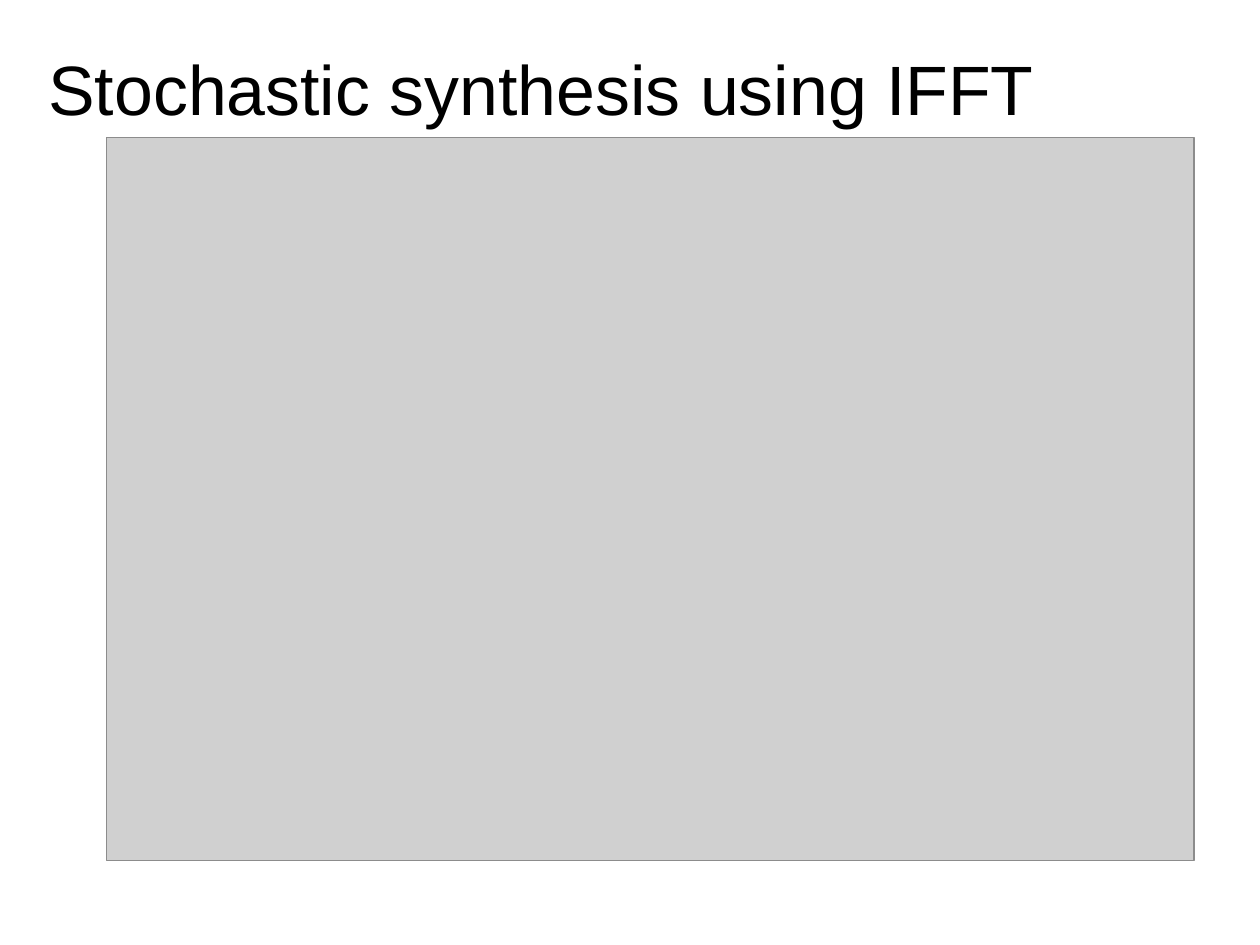
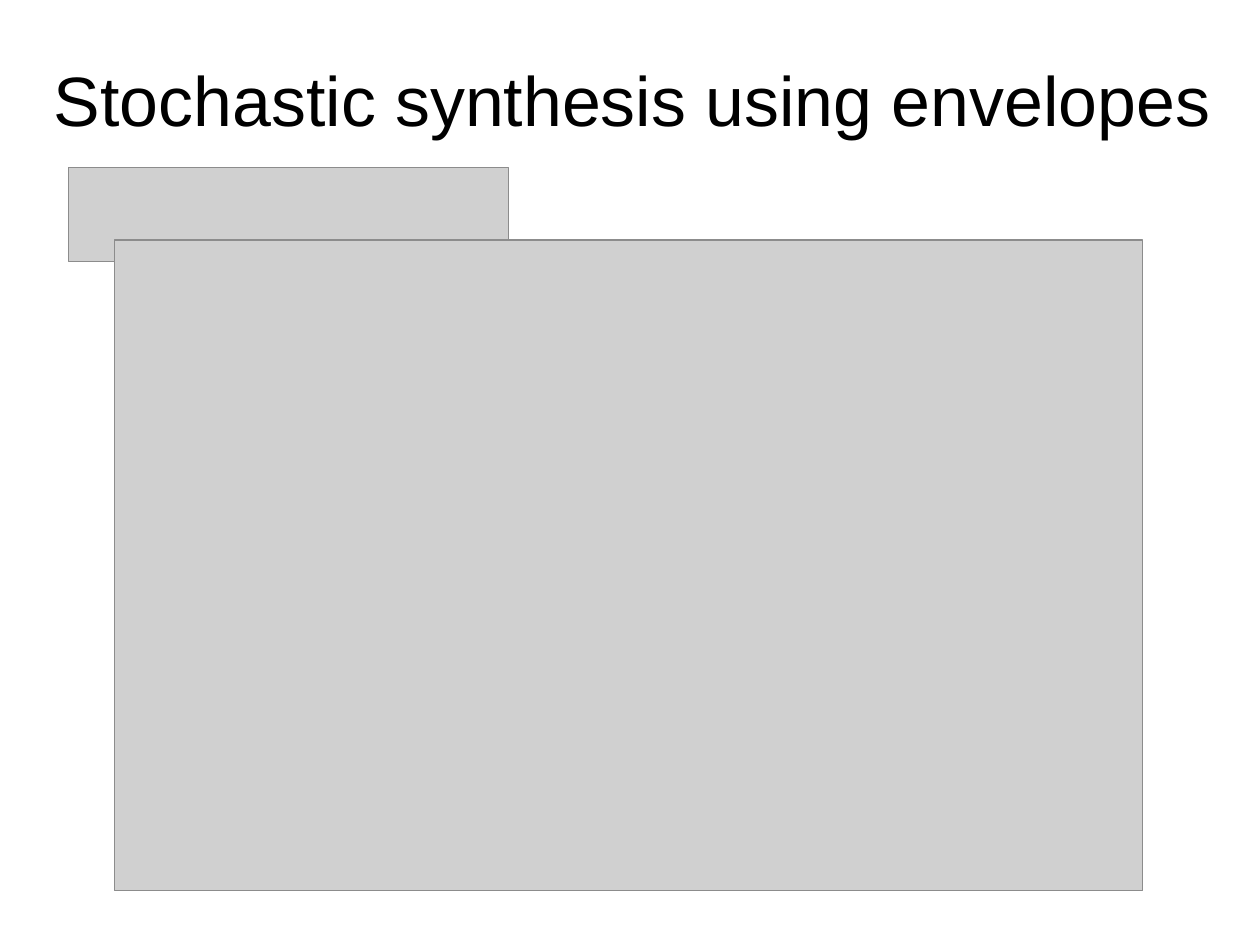
Before and after one commit to MTG/sms-tools, a slide deck: slide 10 of lectures/7-Sinusoidal-plus-residual-model/Stochastic-model.odp (slide 8 before the commit). Drawn at 1260x945 pixels with LibreOffice and Linux fonts; fonts in the diff are those of the drawing; grey boxes stand for pictures. Boxes give left, top, right and bottom in pixels: in the first picture for what was removed or moved away, otherwise in the second. Text is boxed around its words. In the diff, an @@ line names an element or a change of style, - is before the commit and + after.

```diff
--- a/lectures/7-Sinusoidal-plus-residual-model/Stochastic-model.odp
+++ b/lectures/7-Sinusoidal-plus-residual-model/Stochastic-model.odp
@@ title at <box>54,75,1210,139</box>: text changed @@
-Stochastic synthesis using IFFT
+Stochastic synthesis using envelopes
@@ picture added at <box>69,168,509,262</box> @@
@@ picture: place and size @@
-picture at <box>106,137,1195,861</box>
+picture at <box>114,240,1143,891</box>
```
Also in this commit, not shown: 3 other slides changed, 5 slides added, 1 slide removed, 22 other files.
